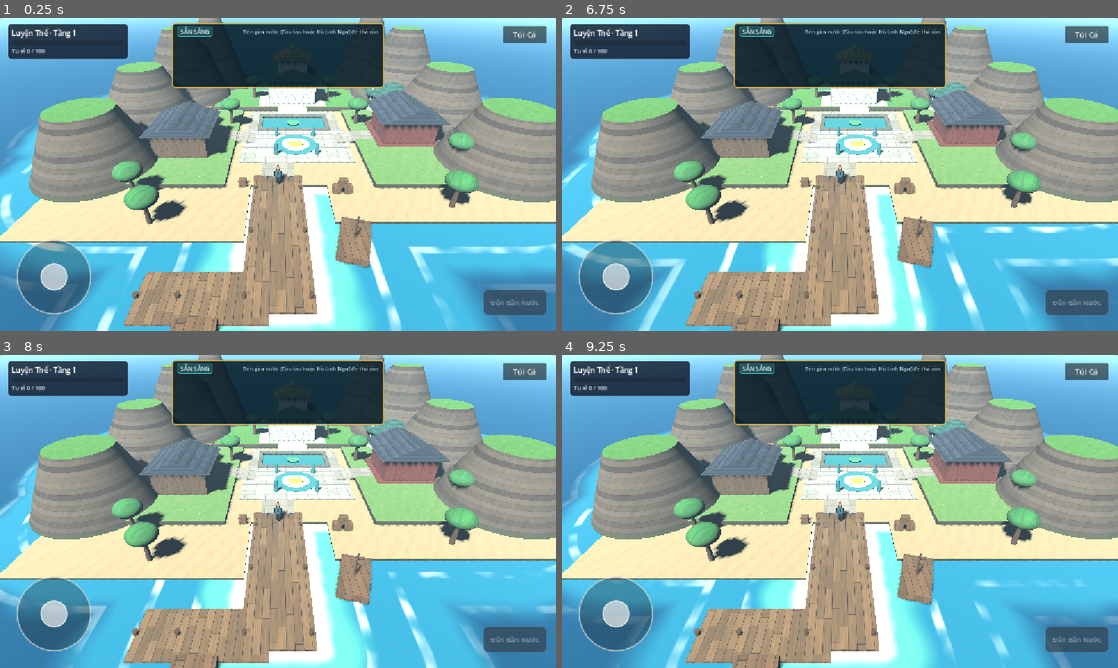
Above: before the commit, frames 1-4 (two rows, left to right).
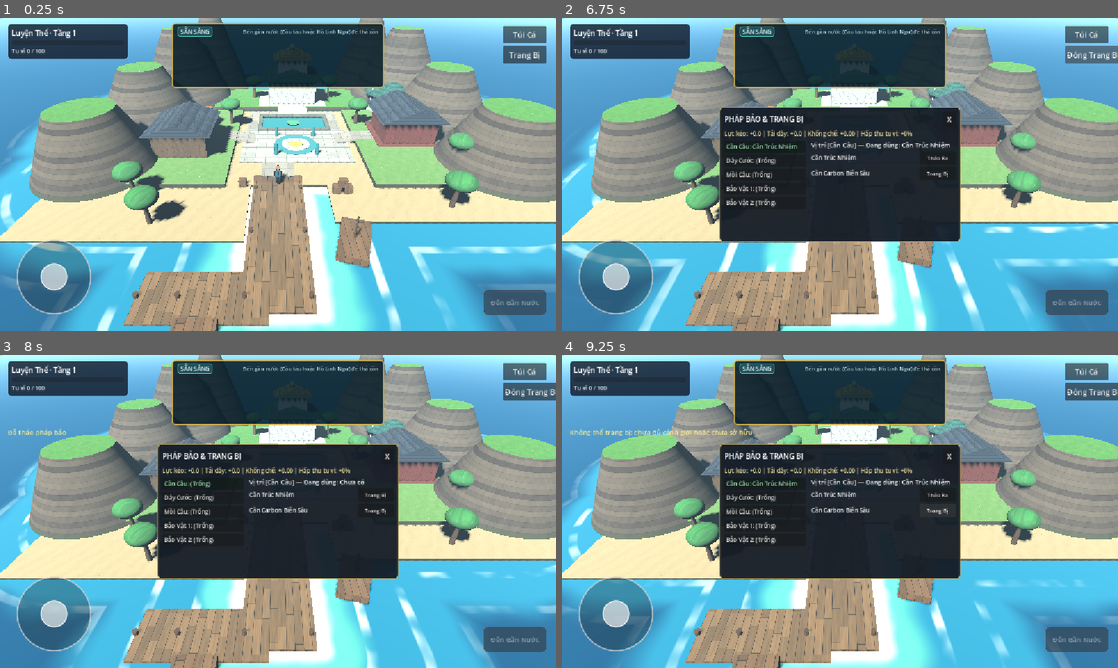
Above: after the commit, the same moments.

Repository: aohmn/GameDemo
Game: Godot game, scene res://scenes/boot/main.tscn
Two runs of this game, one before a commit and one after it. Both use one fixed random seed, a clock stepped at 60 frames per second and the inputs below.
Inputs (mouse positions are in pixels of both pictures, inside the frame that each line leads up to):
- Up to frame 1 (0.25 s): no input
- Up to frame 2 (6.75 s): click (1084, 55) at 0.5 s, where only the run after the commit has a clickable "Trang Bị"; click (1095, 55) at 1.25 s, where only the run after the commit has a clickable "Đóng Trang Bị"; click "Túi Cá" at 2 s; click "Đóng Túi Cá" at 2.75 s; click "Túi Cá" at 3.5 s; click "Số lượng: 1" at 4.25 s; click "Số lượng: Tất cả" at 5 s; click "Đóng Túi Cá" at 5.75 s; click (1084, 55) at 6.5 s, where only the run after the commit has a clickable "Trang Bị"
- Up to frame 3 (8 s): click (378, 495) at 7.25 s, where only the run after the commit has a clickable "Tháo Ra"
- Up to frame 4 (9.25 s): click (940, 495) at 8 s, where only the run after the commit has a clickable "Trang Bị"; click (940, 511) at 8.75 s, where only the run after the commit has a clickable "Trang Bị"

The runs differ from the first frame. In frame 1, 0.5% of the frame differs, in the area x 90-99%, y 8-15%; in frame 2, 19%; in frame 3, 19%; in frame 4, 20%, in the area x 1-100%, y 8-72%.

Commit message:
feat(equipment,presentation): tich hop giao dien Phap Bao va Trang Bi vao game chinh
- Them 3 trang bi moi: Cuoc Bach Lien (line), Moi Linh Trung (bait), Dinh Hai Chau (relic)
- Giao dien trang bi presentation/equipment_ui/ voi 5 slot
- Noi EquipmentUI qua ui_action_router -> service_coordinator -> EquipmentAPI
- Bootstrap tu dong tai EquipmentAPI va EquipmentUI khi module ton tai
- Refactor _init_services() dung helper _load_api() giu main.gd 289 dong
- Muc 2: boot dat, Player y=0.050, HUD 5 children; chua chay Godot Android

Diff:
--- /dev/null
+++ b/modules/equipment/data/resources/bait_linh_trung.tres
@@ -0,0 +1,20 @@
+[gd_resource type="Resource" script_class="EquipmentItemSpec" load_steps=2 format=3]
+
+[ext_resource type="Script" path="res://modules/equipment/data/equipment_item_spec.gd" id="1_spec"]
+
+[resource]
+script = ExtResource("1_spec")
+slot_type = "bait"
+id = "bait_linh_trung"
+display_name = "Mồi Linh Trùng"
+description = "Mồi câu ủ từ linh trùng thảo dược, tỏa hương thơm thanh khiết dẫn dụ linh ngư và tăng cảm nhận linh khí."
+tier = 0
+required_realm_level = 0
+pull_force_bonus = 0.0
+max_tension_bonus = 0.0
+durability = 50
+control_power_bonus = 0.0
+spirit_sensing = 10.0
+rare_fish_rate_bonus = 8.0
+qi_absorption_bonus = 5.0
+fatigue_rate_bonus = 0.0
--- /dev/null
+++ b/modules/equipment/data/resources/line_cuoc_bach_lien.tres
@@ -0,0 +1,20 @@
+[gd_resource type="Resource" script_class="EquipmentItemSpec" load_steps=2 format=3]
+
+[ext_resource type="Script" path="res://modules/equipment/data/equipment_item_spec.gd" id="1_spec"]
+
+[resource]
+script = ExtResource("1_spec")
+slot_type = "line"
+id = "line_cuoc_bach_lien"
+display_name = "Cước Bạch Liên"
+description = "Dây cước bện từ tơ sen tuyết ngàn năm, dẻo dai khó đứt, tăng sức chịu lực tối đa cho dây."
+tier = 0
+required_realm_level = 0
+pull_force_bonus = 0.0
+max_tension_bonus = 15.0
+durability = 100
+control_power_bonus = 0.1
+spirit_sensing = 0.0
+rare_fish_rate_bonus = 0.0
+qi_absorption_bonus = 0.0
+fatigue_rate_bonus = 0.0
--- /dev/null
+++ b/modules/equipment/data/resources/relic_dinh_hai_chau.tres
@@ -0,0 +1,20 @@
+[gd_resource type="Resource" script_class="EquipmentItemSpec" load_steps=2 format=3]
+
+[ext_resource type="Script" path="res://modules/equipment/data/equipment_item_spec.gd" id="1_spec"]
+
+[resource]
+script = ExtResource("1_spec")
+slot_type = "relic_1"
+id = "relic_dinh_hai_chau"
+display_name = "Định Hải Châu"
+description = "Pháp bảo trấn áp sóng gió, giúp người câu giữ vững tay cần, tăng khả năng khống chế và tốc độ làm cá mệt."
+tier = 1
+required_realm_level = 0
+pull_force_bonus = 5.0
+max_tension_bonus = 10.0
+durability = 200
+control_power_bonus = 0.25
+spirit_sensing = 15.0
+rare_fish_rate_bonus = 5.0
+qi_absorption_bonus = 10.0
+fatigue_rate_bonus = 8.0
--- a/modules/equipment/logic/equipment_logic.gd
+++ b/modules/equipment/logic/equipment_logic.gd
@@ -36,7 +36,10 @@
 func _load_default_specs() -> void:
 	var paths: Array[String] = [
 		"res://modules/fishing/data/resources/rod_truc_nhiem.tres",
-		"res://modules/fishing/data/resources/rod_carbon_bien_sau.tres"
+		"res://modules/fishing/data/resources/rod_carbon_bien_sau.tres",
+		"res://modules/equipment/data/resources/line_cuoc_bach_lien.tres",
+		"res://modules/equipment/data/resources/bait_linh_trung.tres",
+		"res://modules/equipment/data/resources/relic_dinh_hai_chau.tres"
 	]
 	for p in paths:
 		if ResourceLoader.exists(p):
--- /dev/null
+++ b/presentation/equipment_ui/equipment_ui.gd
@@ -0,0 +1,231 @@
+extends Control
+
+## Equipment UI (Pháp Bảo & Trang Bị).
+## Hiển thị 5 vị trí trang bị, chỉ số tổng hợp và danh sách pháp bảo khả dụng.
+## Presentation thuần: chỉ nghe EventBus và phát tín hiệu cho Bootstrap / Coordinator.
+
+const EquipmentEventsContract: Script = preload("res://core/contracts/equipment_events.gd")
+
+signal equip_requested(slot: String, item_id: String)
+signal unequip_requested(slot: String)
+
+const SLOT_NAMES: Dictionary = {
+	"rod": "Cần Câu",
+	"line": "Dây Cước",
+	"bait": "Mồi Câu",
+	"relic_1": "Bảo Vật 1",
+	"relic_2": "Bảo Vật 2"
+}
+
+const ITEM_NAMES: Dictionary = {
+	"rod_truc_nhiem": "Cần Trúc Nhiệm",
+	"rod_carbon_bien_sau": "Cần Carbon Biển Sâu",
+	"line_cuoc_bach_lien": "Cước Bạch Liên",
+	"bait_linh_trung": "Mồi Linh Trùng",
+	"relic_dinh_hai_chau": "Định Hải Châu"
+}
+
+const CANDIDATES: Dictionary = {
+	"rod": ["rod_truc_nhiem", "rod_carbon_bien_sau"],
+	"line": ["line_cuoc_bach_lien"],
+	"bait": ["bait_linh_trung"],
+	"relic_1": ["relic_dinh_hai_chau"],
+	"relic_2": ["relic_dinh_hai_chau"]
+}
+
+var _equipment_api: RefCounted
+var _is_open: bool = false
+var _selected_slot: String = "rod"
+
+var _panel: PanelContainer
+var _toggle_btn: Button
+var _slots_vbox: VBoxContainer
+var _items_vbox: VBoxContainer
+var _stats_label: Label
+
+
+func _ready() -> void:
+	_setup_ui()
+	_connect_events()
+	_update_view()
+
+
+func setup(api: RefCounted) -> void:
+	_equipment_api = api
+	_update_view()
+
+
+func toggle_open() -> void:
+	_is_open = not _is_open
+	if _panel != null:
+		_panel.visible = _is_open
+	if _toggle_btn != null:
+		_toggle_btn.text = "Đóng Trang Bị" if _is_open else "Trang Bị"
+	if _is_open:
+		_update_view()
+
+
+func _setup_ui() -> void:
+	anchors_preset = Control.PRESET_FULL_RECT
+	anchor_right = 1.0
+	anchor_bottom = 1.0
+	mouse_filter = Control.MOUSE_FILTER_IGNORE
+
+	_toggle_btn = Button.new()
+	_toggle_btn.name = "BtnToggleEquipment"
+	_toggle_btn.text = "Trang Bị"
+	_toggle_btn.custom_minimum_size = Vector2(90.0, 36.0)
+	_toggle_btn.anchor_left = 1.0
+	_toggle_btn.anchor_top = 0.0
+	_toggle_btn.anchor_right = 1.0
+	_toggle_btn.anchor_bottom = 0.0
+	_toggle_btn.offset_left = -110.0
+	_toggle_btn.offset_top = 58.0
+	_toggle_btn.offset_right = -20.0
+	_toggle_btn.offset_bottom = 94.0
+	_toggle_btn.pressed.connect(toggle_open)
+	add_child(_toggle_btn)
+
+	_panel = PanelContainer.new()
+	_panel.visible = false
+	_panel.anchor_left = 0.5
+	_panel.anchor_top = 0.5
+	_panel.anchor_right = 0.5
+	_panel.anchor_bottom = 0.5
+	_panel.offset_left = -250.0
+	_panel.offset_top = -140.0
+	_panel.offset_right = 250.0
+	_panel.offset_bottom = 140.0
+
+	var style := StyleBoxFlat.new()
+	style.bg_color = Color(0.08, 0.11, 0.15, 0.95)
+	style.border_color = Color(0.75, 0.65, 0.35, 0.8)
+	style.set_border_width_all(2)
+	style.set_corner_radius_all(8)
+	style.set_content_margin_all(10.0)
+	_panel.add_theme_stylebox_override("panel", style)
+	add_child(_panel)
+
+	var main_vbox := VBoxContainer.new()
+	main_vbox.add_theme_constant_override("separation", 6)
+	_panel.add_child(main_vbox)
+
+	var header := HBoxContainer.new()
+	main_vbox.add_child(header)
+
+	var title := Label.new()
+	title.text = "PHÁP BẢO & TRANG BỊ"
+	title.size_flags_horizontal = Control.SIZE_EXPAND_FILL
+	title.add_theme_font_size_override("font_size", 15)
+	header.add_child(title)
+
+	var close_btn := Button.new()
+	close_btn.text = " X "
+	close_btn.pressed.connect(func(): toggle_open())
+	header.add_child(close_btn)
+
+	_stats_label = Label.new()
+	_stats_label.add_theme_font_size_override("font_size", 12)
+	_stats_label.add_theme_color_override("font_color", Color(0.9, 0.85, 0.6))
+	main_vbox.add_child(_stats_label)
+
+	var content_hbox := HBoxContainer.new()
+	content_hbox.size_flags_vertical = Control.SIZE_EXPAND_FILL
+	content_hbox.add_theme_constant_override("separation", 10)
+	main_vbox.add_child(content_hbox)
+
+	var left_scroll := ScrollContainer.new()
+	left_scroll.custom_minimum_size = Vector2(170.0, 140.0)
+	content_hbox.add_child(left_scroll)
+
+	_slots_vbox = VBoxContainer.new()
+	_slots_vbox.size_flags_horizontal = Control.SIZE_EXPAND_FILL
+	_slots_vbox.add_theme_constant_override("separation", 4)
+	left_scroll.add_child(_slots_vbox)
+
+	var right_scroll := ScrollContainer.new()
+	right_scroll.size_flags_horizontal = Control.SIZE_EXPAND_FILL
+	right_scroll.custom_minimum_size = Vector2(280.0, 140.0)
+	content_hbox.add_child(right_scroll)
+
+	_items_vbox = VBoxContainer.new()
+	_items_vbox.size_flags_horizontal = Control.SIZE_EXPAND_FILL
+	_items_vbox.add_theme_constant_override("separation", 4)
+	right_scroll.add_child(_items_vbox)
+
+
+func _connect_events() -> void:
+	var eb: Node = get_node_or_null("/root/EventBus")
+	if eb != null and eb.has_method("subscribe"):
+		eb.call("subscribe", EquipmentEventsContract.ITEM_EQUIPPED, func(_p): _update_view())
+		eb.call("subscribe", EquipmentEventsContract.ITEM_UNEQUIPPED, func(_p): _update_view())
+		eb.call("subscribe", EquipmentEventsContract.STATS_UPDATED, func(_p): _update_view())
+
+
+func _update_view() -> void:
+	if _slots_vbox == null or _items_vbox == null:
+		return
+	for c in _slots_vbox.get_children():
+		c.queue_free()
+	for c in _items_vbox.get_children():
+		c.queue_free()
+
+	var equipped: Dictionary = {}
+	var stats: Dictionary = {}
+	if _equipment_api != null:
+		if _equipment_api.has_method("get_all_equipped"):
+			equipped = _equipment_api.call("get_all_equipped") as Dictionary
+		if _equipment_api.has_method("calculate_total_stats"):
+			stats = _equipment_api.call("calculate_total_stats") as Dictionary
+
+	var t_pull: float = float(stats.get("total_pull_force_bonus", 0.0))
+	var t_tens: float = float(stats.get("total_max_tension_bonus", 0.0))
+	var t_ctrl: float = float(stats.get("total_control_power_bonus", 0.0))
+	var t_qi: float = float(stats.get("total_qi_absorption_bonus", 0.0))
+	_stats_label.text = "Lực kéo: +%0.1f | Tải dây: +%0.1f | Khống chế: +%0.2f | Hấp thu tu vi: +%0.0f%%" % [t_pull, t_tens, t_ctrl, t_qi]
+
+	for s_key in SLOT_NAMES.keys():
+		var s_name: String = str(SLOT_NAMES[s_key])
+		var cur_id: String = str(equipped.get(s_key, ""))
+		var cur_name: String = str(ITEM_NAMES.get(cur_id, "(Trống)")) if not cur_id.is_empty() else "(Trống)"
+		var btn := Button.new()
+		btn.text = "%s: %s" % [s_name, cur_name]
+		btn.add_theme_font_size_override("font_size", 12)
+		btn.alignment = HORIZONTAL_ALIGNMENT_LEFT
+		if s_key == _selected_slot:
+			btn.modulate = Color(0.7, 1.0, 0.8)
+		btn.pressed.connect(func():
+			_selected_slot = s_key
+			_update_view()
+		)
+		_slots_vbox.add_child(btn)
+
+	var cur_equipped_item: String = str(equipped.get(_selected_slot, ""))
+	var candidate_list: Array = CANDIDATES.get(_selected_slot, []) as Array
+
+	var slot_title := Label.new()
+	slot_title.text = "Vị trí [%s] — %s" % [str(SLOT_NAMES.get(_selected_slot, "")), "Đang dùng: " + str(ITEM_NAMES.get(cur_equipped_item, "Chưa có"))]
+	slot_title.add_theme_font_size_override("font_size", 13)
+	_items_vbox.add_child(slot_title)
+
+	for item_id in candidate_list:
+		var row := HBoxContainer.new()
+		_items_vbox.add_child(row)
+
+		var name_lbl := Label.new()
+		name_lbl.text = str(ITEM_NAMES.get(item_id, item_id))
+		name_lbl.size_flags_horizontal = Control.SIZE_EXPAND_FILL
+		name_lbl.add_theme_font_size_override("font_size", 12)
+		row.add_child(name_lbl)
+
+		var act_btn := Button.new()
+		act_btn.custom_minimum_size = Vector2(75.0, 28.0)
+		act_btn.add_theme_font_size_override("font_size", 11)
+
+		if cur_equipped_item == item_id:
+			act_btn.text = "Tháo Ra"
+			act_btn.pressed.connect(func(): unequip_requested.emit(_selected_slot))
+		else:
+			act_btn.text = "Trang Bị"
+			act_btn.pressed.connect(func(): equip_requested.emit(_selected_slot, str(item_id)))
+		row.add_child(act_btn)
--- /dev/null
+++ b/presentation/equipment_ui/equipment_ui.tscn
@@ -0,0 +1,13 @@
+[gd_scene load_steps=2 format=3]
+
+[ext_resource type="Script" path="res://presentation/equipment_ui/equipment_ui.gd" id="1_eq"]
+
+[node name="EquipmentUI" type="Control"]
+layout_mode = 3
+anchors_preset = 15
+anchor_right = 1.0
+anchor_bottom = 1.0
+grow_horizontal = 2
+grow_vertical = 2
+mouse_filter = 2
+script = ExtResource("1_eq")
--- /dev/null
+++ b/presentation/equipment_ui/scenes/dev.gd
@@ -0,0 +1,33 @@
+extends Control
+
+## Scene kiểm thử độc lập cho Equipment UI (presentation/equipment_ui/).
+## Nạp động EquipmentAPI nếu có, cho phép thử nghiệm thao tác UI trên điện thoại.
+
+const EquipmentUIScript: Script = preload("res://presentation/equipment_ui/equipment_ui.gd")
+const EQUIPMENT_API_PATH: String = "res://modules/equipment/api/equipment_api.gd"
+
+var _ui: Control
+var _equipment_api: RefCounted
+
+
+func _ready() -> void:
+	anchor_right = 1.0
+	anchor_bottom = 1.0
+
+	var bg := ColorRect.new()
+	bg.color = Color(0.04, 0.07, 0.10)
+	bg.anchor_right = 1.0
+	bg.anchor_bottom = 1.0
+	add_child(bg)
+
+	if ResourceLoader.exists(EQUIPMENT_API_PATH):
+		var api_script := load(EQUIPMENT_API_PATH) as Script
+		if api_script != null:
+			_equipment_api = api_script.new()
+
+	_ui = EquipmentUIScript.new()
+	add_child(_ui)
+	if _equipment_api != null:
+		_ui.call("setup", _equipment_api)
+		_ui.connect("equip_requested", func(s, i): _equipment_api.call("equip_item", s, i, 0))
+		_ui.connect("unequip_requested", func(s): _equipment_api.call("unequip_item", s))
--- /dev/null
+++ b/presentation/equipment_ui/scenes/dev.tscn
@@ -0,0 +1,12 @@
+[gd_scene load_steps=2 format=3]
+
+[ext_resource type="Script" path="res://presentation/equipment_ui/scenes/dev.gd" id="1_dev"]
+
+[node name="EquipmentUIDev" type="Control"]
+layout_mode = 3
+anchors_preset = 15
+anchor_right = 1.0
+anchor_bottom = 1.0
+grow_horizontal = 2
+grow_vertical = 2
+script = ExtResource("1_dev")
--- a/scenes/boot/main.gd
+++ b/scenes/boot/main.gd
@@ -16,6 +16,8 @@
 const SHOP_API_PATH: String = "res://modules/shop/api/shop_api.gd"
 const FISHING_API_PATH: String = "res://modules/fishing/api/fishing_api.gd"
 const CULTIVATION_API_PATH: String = "res://modules/cultivation/api/cultivation_api.gd"
+const EQUIPMENT_API_PATH: String = "res://modules/equipment/api/equipment_api.gd"
+const EQUIPMENT_UI_PATH: String = "res://presentation/equipment_ui/equipment_ui.tscn"
 
 var _map_manager: Node3D
 var _coordinator: RefCounted
@@ -28,7 +30,9 @@
 var _shop_api: RefCounted
 var _fishing_api: RefCounted
 var _cultivation_api: RefCounted
+var _equipment_api: RefCounted
 var _cultivation_ui: Control
+var _equipment_ui: Control
 var _ui_router: RefCounted
 var _fishing_inventory_ui: Control
 var _fishing_ui: Control
@@ -48,6 +52,7 @@
 	_init_services()
 	_create_inventory_ui()
 	_create_cultivation_ui()
+	_create_equipment_ui()
 	_create_fishing_ui()
 	_create_fishing_rig()
 
@@ -181,53 +186,38 @@
 
 
 func _init_services() -> void:
-	if ResourceLoader.exists(INVENTORY_API_PATH):
-		var inv_s: Script = load(INVENTORY_API_PATH) as Script
-		if inv_s != null:
-			_inventory_api = inv_s.new() as RefCounted
-			if _inventory_api.has_method("load_data"):
-				_inventory_api.call("load_data")
-
-	if ResourceLoader.exists(ECONOMY_API_PATH):
-		var eco_s: Script = load(ECONOMY_API_PATH) as Script
-		if eco_s != null:
-			_economy_api = eco_s.new() as RefCounted
-			if _economy_api.has_method("load_data"):
-				_economy_api.call("load_data")
-
-	if ResourceLoader.exists(FISHING_API_PATH):
-		var fish_s: Script = load(FISHING_API_PATH) as Script
-		if fish_s != null:
-			_fishing_api = fish_s.new() as RefCounted
-
-	if ResourceLoader.exists(SHOP_API_PATH):
-		var shop_s: Script = load(SHOP_API_PATH) as Script
-		if shop_s != null:
-			_shop_api = shop_s.new() as RefCounted
-			if _shop_api.has_method("load_data"):
-				_shop_api.call("load_data")
-
-	if ResourceLoader.exists(CULTIVATION_API_PATH):
-		var cult_s: Script = load(CULTIVATION_API_PATH) as Script
-		if cult_s != null:
-			_cultivation_api = cult_s.new() as RefCounted
-			if _cultivation_api.has_method("load_save"):
-				_cultivation_api.call("load_save")
-
+	_inventory_api = _load_api(INVENTORY_API_PATH, "load_data")
+	_economy_api = _load_api(ECONOMY_API_PATH, "load_data")
+	_fishing_api = _load_api(FISHING_API_PATH, "")
+	_shop_api = _load_api(SHOP_API_PATH, "load_data")
+	_cultivation_api = _load_api(CULTIVATION_API_PATH, "load_save")
+	_equipment_api = _load_api(EQUIPMENT_API_PATH, "load_save")
 	_coordinator = SERVICE_COORDINATOR_SCRIPT.new()
 	_coordinator.call("setup", _inventory_api, _economy_api, _shop_api, _fishing_api)
 	if _cultivation_api != null:
 		_coordinator.call("set_cultivation_api", _cultivation_api)
 		if _fishing_api != null and _fishing_api.has_method("set_realm_provider"):
 			_fishing_api.call("set_realm_provider", Callable(_cultivation_api, "get_current_realm_index"))
-
+	if _equipment_api != null:
+		_coordinator.call("set_equipment_api", _equipment_api)
 	var eb: Node = get_node_or_null("/root/EventBus")
 	if eb != null and eb.has_method("subscribe"):
 		eb.call("subscribe", "shop_rod_equipped", Callable(_coordinator, "on_shop_rod_equipped"))
-
 	if _fishing_api != null and _shop_api != null and _shop_api.has_method("get_equipped_rod_id"):
 		var eq_rod: String = str(_shop_api.call("get_equipped_rod_id"))
 		_fishing_api.call("set_default_rod", eq_rod)
+
+
+func _load_api(path: String, init_method: String) -> RefCounted:
+	if not ResourceLoader.exists(path):
+		return null
+	var s: Script = load(path) as Script
+	if s == null:
+		return null
+	var api: RefCounted = s.new() as RefCounted
+	if api != null and not init_method.is_empty() and api.has_method(init_method):
+		api.call(init_method)
+	return api
 
 
 func _create_inventory_ui() -> void:
@@ -247,6 +237,22 @@
 	_cultivation_ui = _ui_router.call("build", _hud, _fishing_inventory_ui, _coordinator, _economy_api, _cultivation_api) as Control
 
 
+func _create_equipment_ui() -> void:
+	if _equipment_api == null or not ResourceLoader.exists(EQUIPMENT_UI_PATH):
+		return
+	var scene := load(EQUIPMENT_UI_PATH) as PackedScene
+	if scene == null:
+		return
+	_equipment_ui = scene.instantiate() as Control
+	if _equipment_ui == null:
+		return
+	_hud.add_child(_equipment_ui)
+	if _equipment_ui.has_method("setup"):
+		_equipment_ui.call("setup", _equipment_api)
+	if _ui_router != null:
+		_ui_router.call("connect_equipment_ui", _equipment_ui)
+
+
 func _create_fishing_ui() -> void:
 	if not ResourceLoader.exists(FISHING_UI_PATH):
 		return
--- a/scenes/boot/service_coordinator.gd
+++ b/scenes/boot/service_coordinator.gd
@@ -207,6 +207,18 @@
 	return ok
 
 
+## Tháo trang bị khỏi vị trí slot.
+func unequip_item(slot: String) -> bool:
+	if _equipment_api == null:
+		return false
+	var ok: bool = bool(_equipment_api.call("unequip_item", slot))
+	if ok and slot == "rod" and _fishing_api != null and _fishing_api.has_method("set_default_rod"):
+		_fishing_api.call("set_default_rod", "rod_truc_nhiem")
+	if ok:
+		_equipment_api.call("save")
+	return ok
+
+
 ## Thực hiện chế tạo vật phẩm (Atomic transaction giữa Crafting, Inventory và Cultivation).
 ## Trả về Dictionary: { "success": bool, "recipe_id": String, "reason": String }
 func execute_craft(recipe_id: String) -> Dictionary:
--- a/scenes/boot/ui_action_router.gd
+++ b/scenes/boot/ui_action_router.gd
@@ -55,6 +55,30 @@
 	_cultivation_api.call("save")
 
 
+func connect_equipment_ui(eq_ui: Control) -> void:
+	_connect(eq_ui, "equip_requested", on_equip_requested)
+	_connect(eq_ui, "unequip_requested", on_unequip_requested)
+
+
+func on_equip_requested(slot: String, item_id: String) -> void:
+	if _coordinator == null:
+		return
+	var realm: int = int(_cultivation_api.call("get_current_realm_index")) if _cultivation_api != null else 0
+	var ok: bool = bool(_coordinator.call("equip_item_from_inventory", slot, item_id, realm))
+	if ok:
+		_toast("Đã trang bị pháp bảo thành công")
+	else:
+		_toast("Không thể trang bị: chưa đủ cảnh giới hoặc chưa sở hữu")
+
+
+func on_unequip_requested(slot: String) -> void:
+	if _coordinator == null:
+		return
+	var ok: bool = bool(_coordinator.call("unequip_item", slot))
+	if ok:
+		_toast("Đã tháo pháp bảo")
+
+
 func _balance() -> int:
 	return int(_economy_api.call("get_balance")) if _economy_api != null else 0
 
Not shown, changed: CHANGELOG.md
